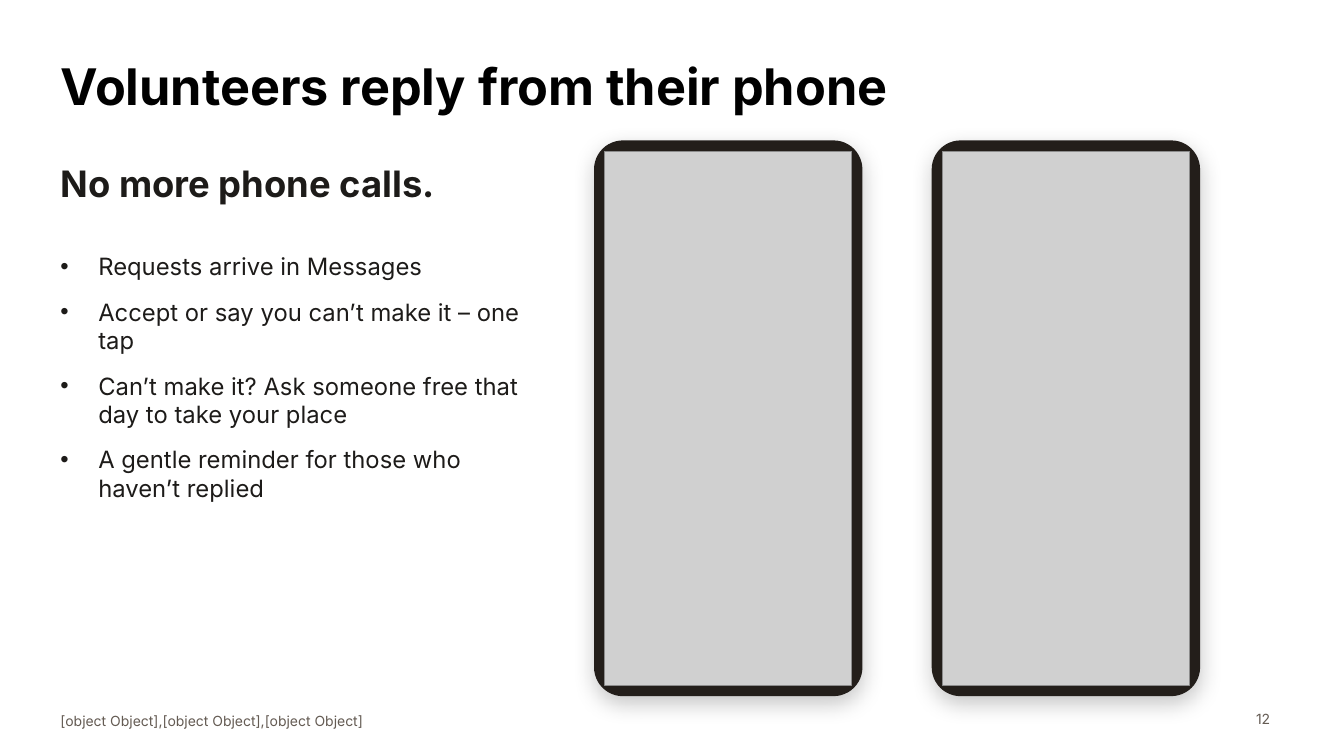
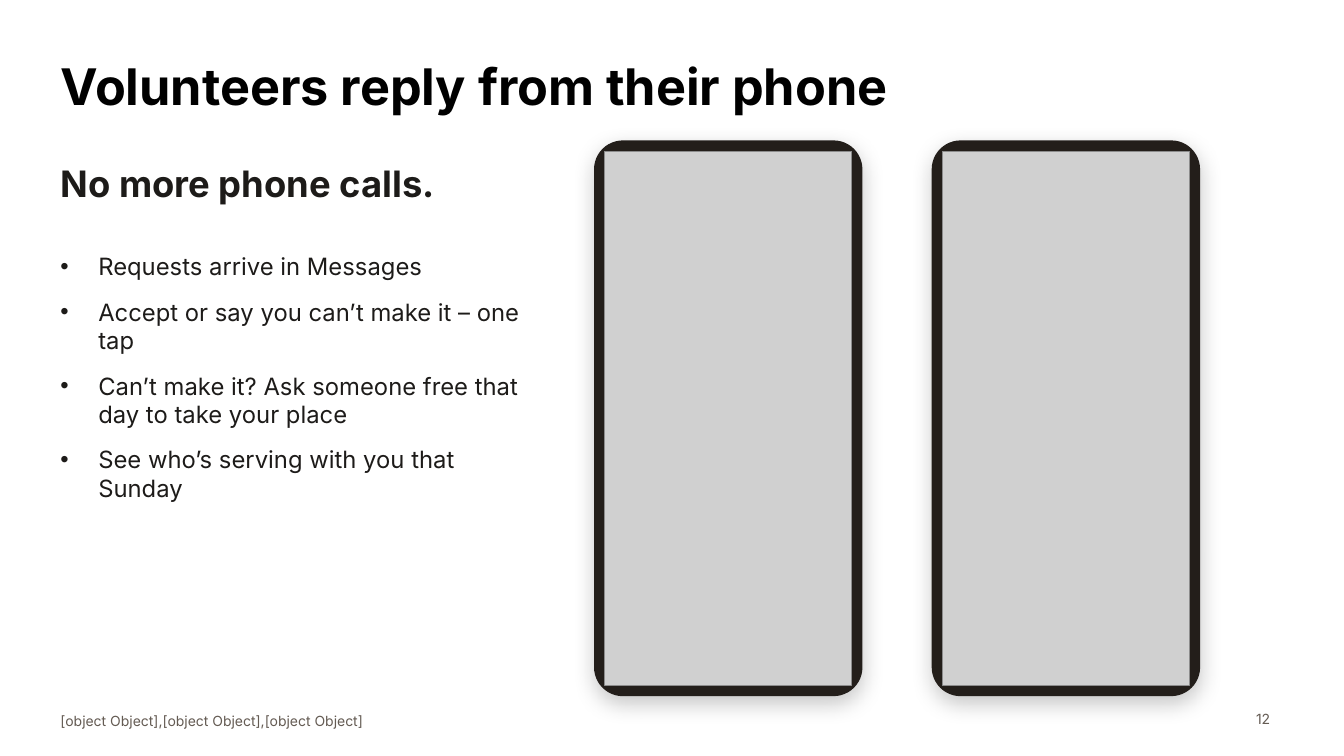
Before and after one commit to pian1966/church-hub, a slide deck: slide 12 of docs/presentation/church-and-trellis-presentation.pptx. Drawn at 1344x756 pixels with LibreOffice and Linux fonts; fonts in the diff are those of the drawing; grey boxes stand for pictures. Boxes give left, top, right and bottom in pixels: in the first picture for what was removed or moved away, otherwise in the second. Text is boxed around its words. In the diff, an @@ line names an element or a change of style, - is before the commit and + after.

```diff
--- a/docs/presentation/church-and-trellis-presentation.pptx
+++ b/docs/presentation/church-and-trellis-presentation.pptx
@@ text at <box>98,450,454,502</box>: text changed @@
-• A gentle reminder for those who haven’t replied
+• See who’s serving with you that Sunday
```
Also in this commit, not shown: 1 other slide changed, 9 other files.
